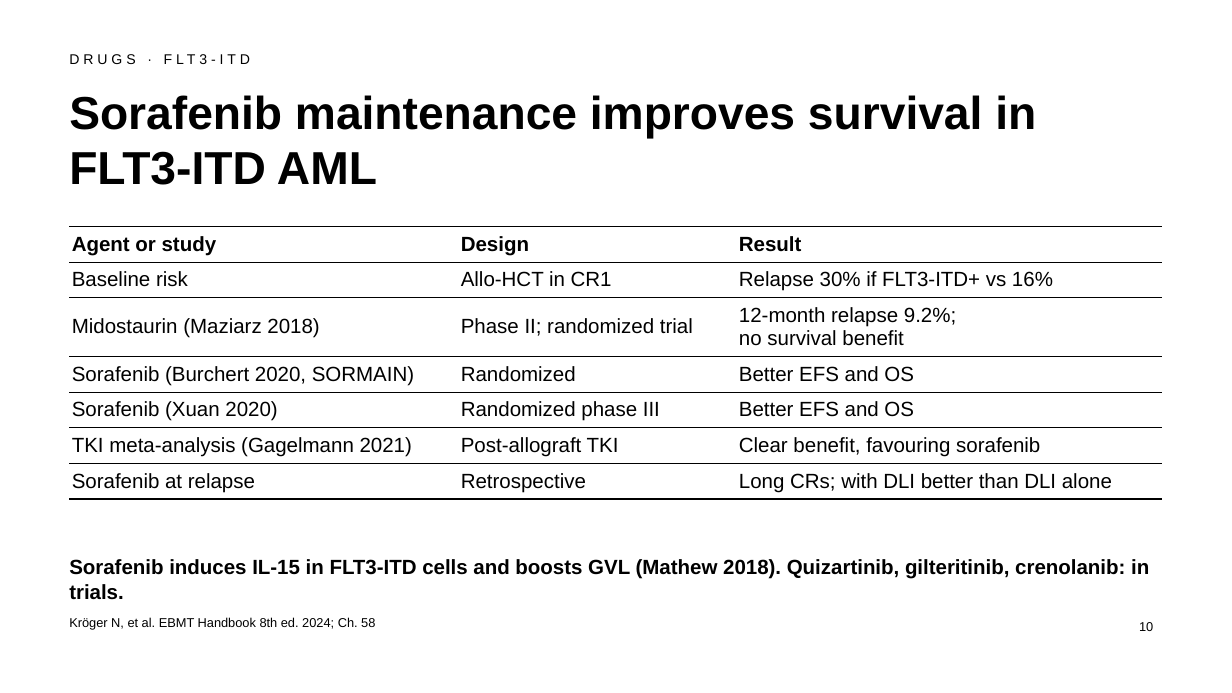
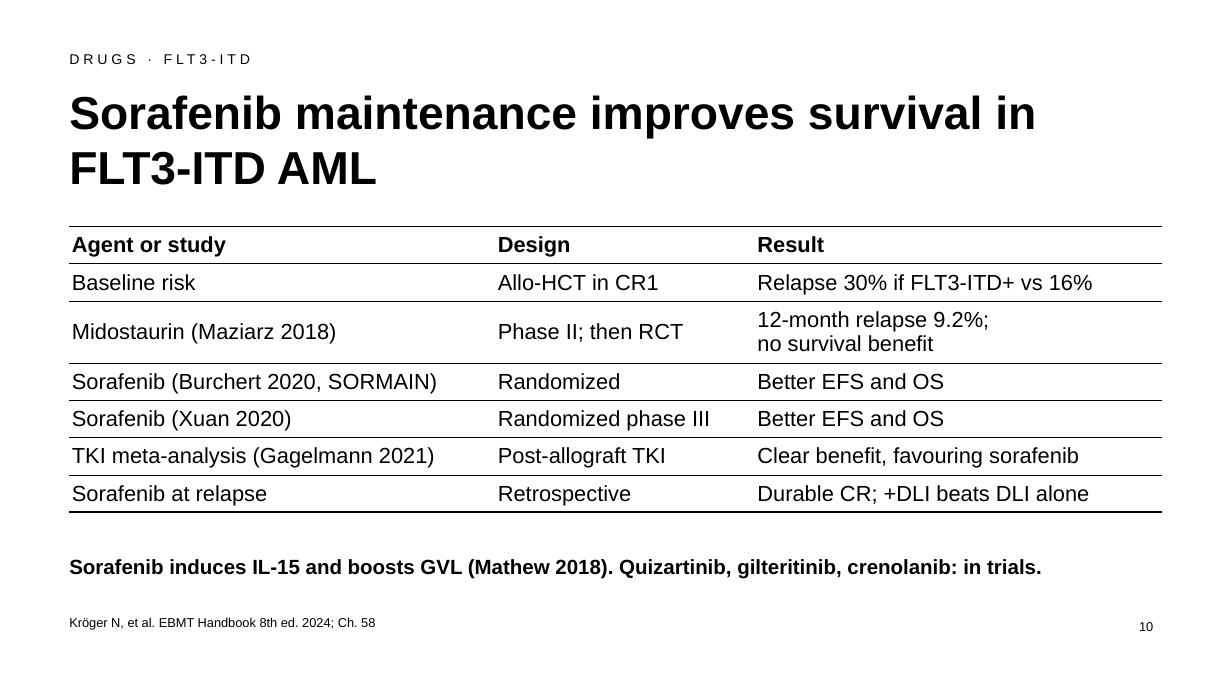
Before and after one commit to htlin222/ebmt-handbook-skill, a slide deck: slide 10 of slides/decks/s13-relapse-mrd-dli.pptx. Drawn at 1232x693 pixels with LibreOffice and Linux fonts; fonts in the diff are those of the drawing. Boxes give left, top, right and bottom in pixels: in the first picture for what was removed or moved away, otherwise in the second. Text is boxed around its words. In the diff, an @@ line names an element or a change of style, - is before the commit and + after.

```diff
--- a/slides/decks/s13-relapse-mrd-dli.pptx
+++ b/slides/decks/s13-relapse-mrd-dli.pptx
@@ table at box(69, 226, 1163, 509) @@
-row 3, column 2: Phase II; randomized trial
+row 3, column 2: Phase II; then RCT
-row 7, column 3: Long CRs; with DLI better than DLI alone
+row 7, column 3: Durable CR; +DLI beats DLI alone
@@ size 16 to 17 pt in "Agent or study", "Design", "Result", "Baseline risk" and 16 more places @@
@@ text at box(69, 559, 1042, 579): text changed @@
-Sorafenib induces IL-15 in FLT3-ITD cells and boosts GVL (Mathew 2018). Quizartinib, gilteritinib, crenolanib: in trials.
+Sorafenib induces IL-15 and boosts GVL (Mathew 2018). Quizartinib, gilteritinib, crenolanib: in trials.
```
Also in this commit, not shown: 12 other slides changed, 24 other files.
